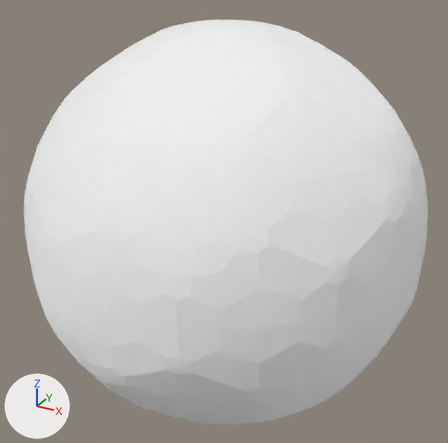
Two versions of the glTF model Material_Demo.gltf, one commit apart.
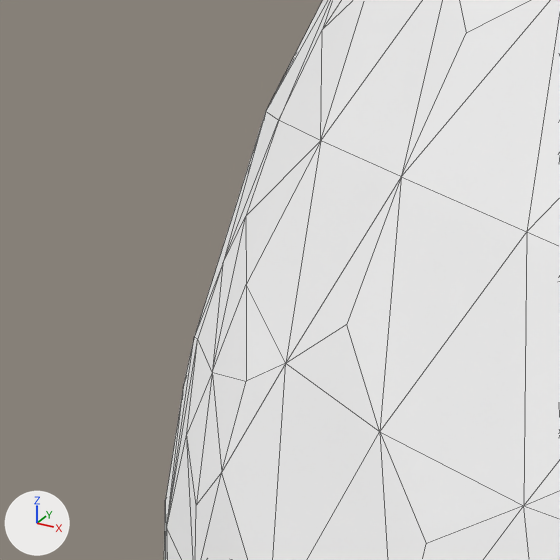
Each version is shown whole from a 50 mm lens placed at (20.1, -36.9, 18.5), pointed at (-0.7, 1.0, -0.5), then close up on the part from 0% to 17% of the width and 29% to 46% of the height. Lighting does not change. The marker at lower left points along +X, +Y and +Z. The close-ups show mesh edges as thin lines. Where no turn or scale is listed for an object, it has been applied to the vertices.

The first close-up shows 'background'.
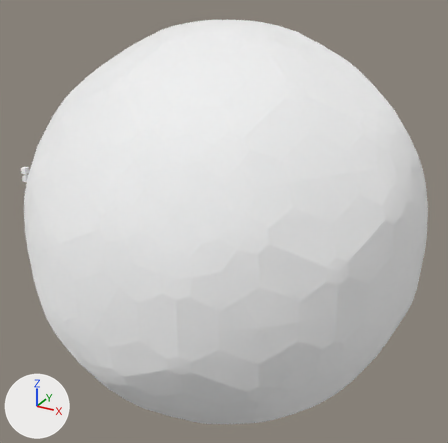
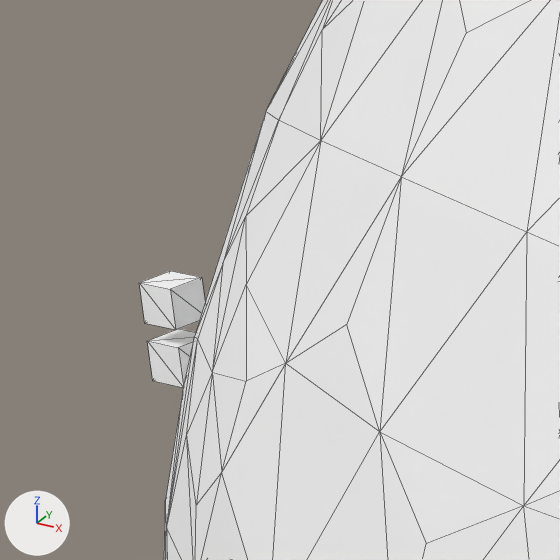
Where the newer file only moved an object's origin or applied its transform, the numbers keep the older frame.

What differs and where, as boxes (x1, y1, x2, y2) in the close-ups (560 x 560 px):
'RoughWood', added
    after: (139, 271, 205, 330)
'Asphalt', added
    after: (147, 329, 196, 388)

Edits to the bpy script that builds the scene:
```text
Add mat_roughwood:
    mat_roughwood = principled_material('RoughWood')
    mat_roughwood.base_color = (1.0, 1.0, 1.0)  # white #ffffff
    mat_roughwood.metallic = 1.0
    mat_roughwood.roughness = 1.0
Add me_roughmetal_001:
    me_roughmetal_001.from_pydata(...)  # a box spanning x -0.25..0.25, y -0.25..0.25, z -0.25..0.25
    me_roughmetal_001.materials.append(mat_roughwood)  # white #ffffff
Add me_roughmetal_002:
    me_roughmetal_002.from_pydata(...)  # a box spanning x -0.25..0.25, y -0.25..0.25, z -0.25..0.25
    me_roughmetal_002.materials.append(mat_glass)  # white #ffffff
Add ob_roughwood:
    ob_roughwood = bpy.data.objects.new('RoughWood', me_roughmetal_001)
    ob_roughwood.location = (-20.0, 0.0, 0.72)
Add ob_asphalt:
    ob_asphalt = bpy.data.objects.new('Asphalt', me_roughmetal_002)
    ob_asphalt.location = (-20.0, 0.0, 0.0)
```
